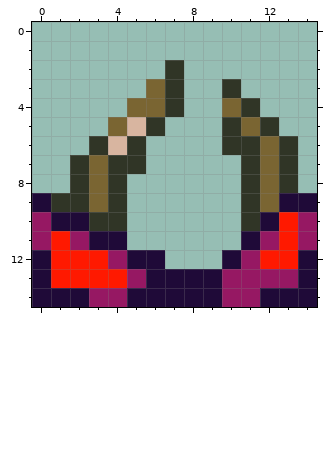
Two states of a pixel-art sprite, Sources/Modules/Myth/TheTusk/TuskIcon.png. The first picture shows the starting point.
The file is 30x30 pixels, drawn in blocks of 2x2; one block is one cell here.
After:
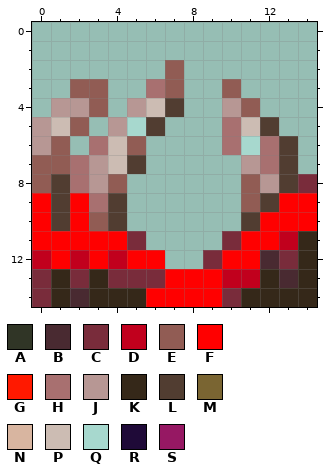
Palette (. is transparent): A #303526  B #492a31  C #792c3b  D #c1001d  E #915c54  F #ff0000  G #ff1900  H #a87070  J #b79794  K #352819  L #513d31  M #7a6532  N #d8b5a0  P #ccbcb3  Q #a7d8ce  R #1f0a38  S #961863
Changes in this commit:
Changed rows in their new state; - is an unchanged pixel.
first column x 0:
 2 -------E-------
 3 --EE--HE--E----
 4 -JJE-JPL--JE---
 5 JPE-JQL---HPL--
 6 JE-HPE----HQHL-
 7 EEHJPL-----JHL-
 8 ELHJE------EJLC
 9 FLFHL------ELFF
10 FLFEL------LFFF
11 FFFFFC----CFFDK
12 DFDFDFF--CFFBCK
13 CKCKCCCFFFDDKBK
14 CKBKKKFFFFCKKKK
